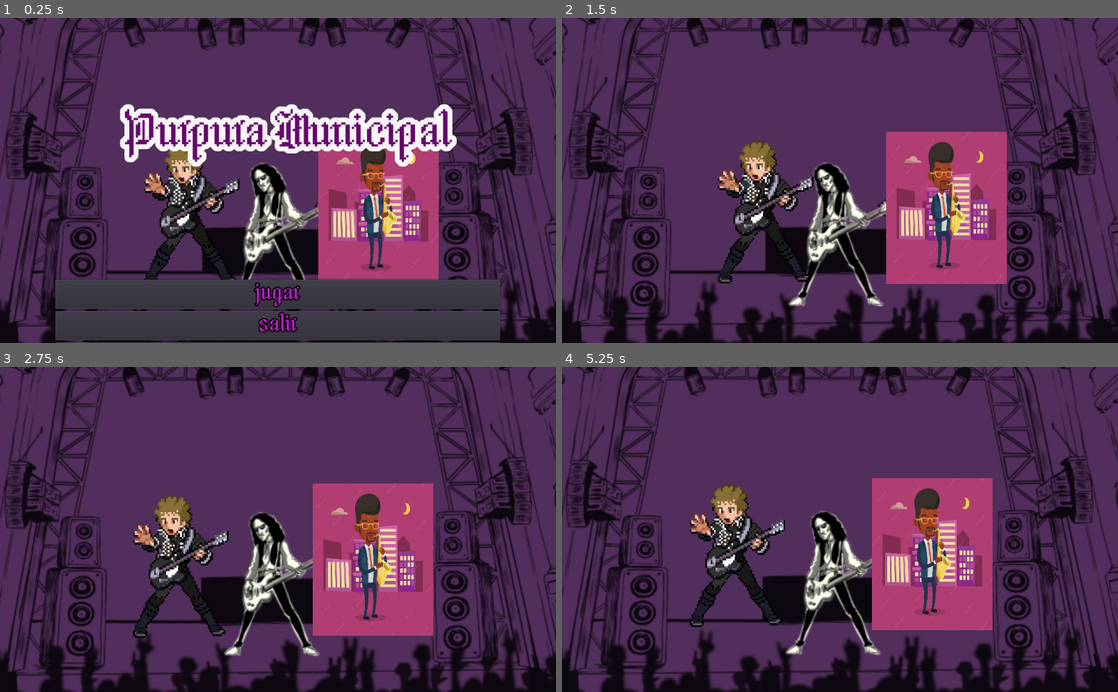
Above: before the commit, frames 1-4 (two rows, left to right).
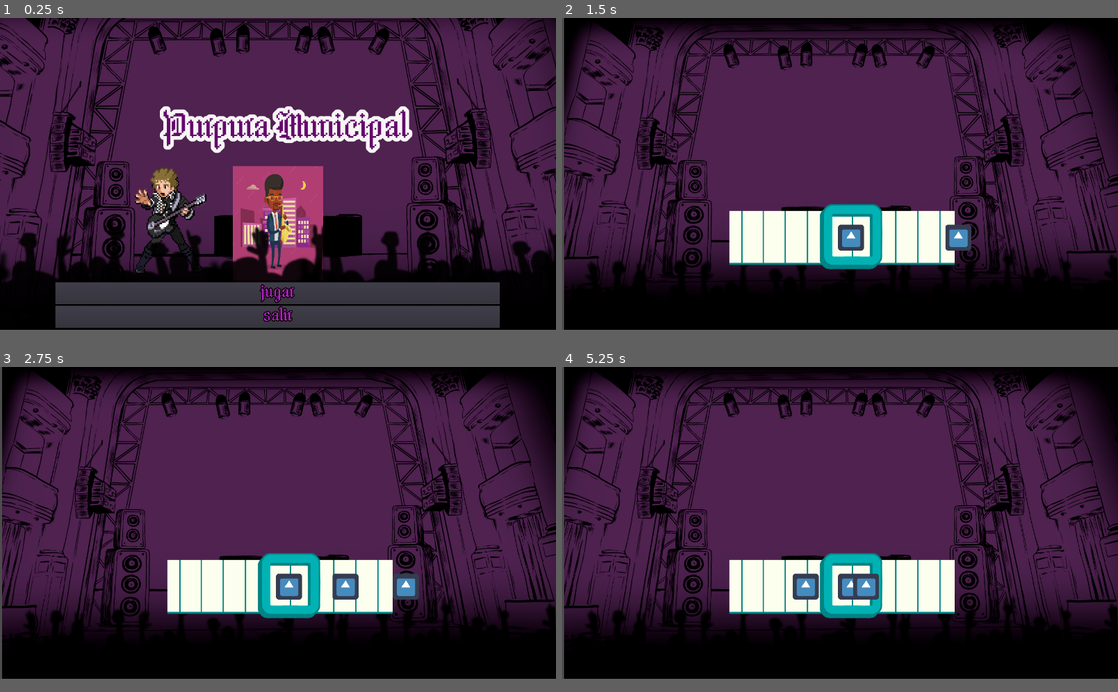
Above: after the commit, the same moments.

Repository: dannroda/PurpuraMunicipal
Game: Godot game, scene res://Menu.tscn
Same seed, same stepped clock (60 frames per second), same inputs: the game is played once before the commit and once after it. The engine's default icon, where the game draws it, is replaced by a stand-in: a white triangle on a blue panel in a dark square.
Inputs (mouse positions are in pixels of both pictures, inside the frame that each line leads up to):
- Up to frame 1 (0.25 s): no input
- Up to frame 2 (1.5 s): click "jugar" at 0.5 s; move the mouse to (962, 164) at 1.27 s; hold Right (ui_right) from 1.28 s (still down)
- Up to frame 3 (2.75 s): move the mouse to (166, 545) at 2.02 s; release Right (ui_right) at 2.03 s; hold Down (ui_down) from 2.03 s (still down)
- Up to frame 4 (5.25 s): move the mouse to (895, 458) at 2.77 s; release Down (ui_down) at 2.78 s; hold Right (ui_right) 2.78-3.53 s; move the mouse to (812, 594) at 3.52 s; hold Up (ui_up) 3.53-4.28 s; move the mouse to (1006, 578) at 4.27 s; hold Left (ui_left) from 4.28 s (still down); move the mouse to (673, 480) at 5.02 s
In our replay, the window is 800x468 before the commit and 800x449 after it. These sizes can differ from the game's own. Grey fills any space a smaller window leaves; there, only what the larger window draws over its background counts as a difference.

The runs differ from the first frame. In frame 1, 49% of the frame differs, in the area x 0-100%, y 0-100%; in frame 2, 58%; in frame 3, 59%; in frame 4, 59%.

Commit message:
background changes

Diff:
--- /dev/null
+++ b/Boton.gd
@@ -0,0 +1,63 @@
+extends Node2D
+var toca_izq = false
+var toca_centro = false
+var toca_der = false
+var toca_externo = false
+var falla = false
+func _ready():
+		$Nota.position.x = 500
+var teclas_cancion = load("res://Notas.tscn").instance()
+func _process(delta):
+	if Input.is_action_just_pressed("ui_down"):
+		teclas_cancion.position = Vector2(500,0)
+		add_child(teclas_cancion)
+
+	if teclas_cancion:
+		teclas_cancion.position.x -= 100 * delta
+	if $Nota.position.x > 0:
+		$Nota.position.x -= 100 * delta
+	if Input.is_action_just_pressed("ui_up"):
+		if toca_externo == true:
+			if toca_izq && toca_centro && toca_der:
+				falla = false
+				print(toca_der)
+				print(toca_centro)
+				print(toca_izq)
+			else:
+				falla = true
+				print("AFUEEERA")
+
+
+
+func _on_Nota_area_shape_entered(area_rid, area, area_shape_index, local_shape_index):
+	if area.get_name() == "Fijo":
+		if area_shape_index == 2:
+			print("Entro a la derecha")
+			toca_der = true
+		elif area_shape_index == 1:
+			print("Esta en el centro")
+			toca_centro = true
+		elif area_shape_index == 0:
+			print("esta en la izquierda")
+			toca_izq = true
+	elif area.get_name() == "Externo":
+		print("externo")
+		toca_externo = true
+
+	elif area.get_name() == "Externo":
+		print("externo")
+		toca_externo = true
+func _on_Nota_area_shape_exited(area_rid, area, area_shape_index, local_shape_index):
+	if area.get_name() == "Fijo":
+		if area_shape_index == 2:
+			print("Sale a la derecha")
+			toca_der = false
+		elif area_shape_index == 1:
+			print("Sale en el centro")
+			toca_centro = false
+		elif area_shape_index == 0:
+			print("Sale en la izquierda")
+			toca_izq = false
+	elif area.get_name() == "Externo":
+		print("sale externo")
+		toca_externo = false
--- /dev/null
+++ b/Boton.tscn
@@ -0,0 +1,37 @@
+[gd_scene load_steps=6 format=2]
+
+[ext_resource path="res://Boton.gd" type="Script" id=1]
+[ext_resource path="res://Notas.tscn" type="PackedScene" id=2]
+[ext_resource path="res://NotaFija.tscn" type="PackedScene" id=3]
+[ext_resource path="res://Notas.gd" type="Script" id=4]
+
+[sub_resource type="RectangleShape2D" id=1]
+extents = Vector2( 64, 64 )
+
+[node name="Node2D" type="Node2D"]
+script = ExtResource( 1 )
+
+[node name="Nota" parent="." instance=ExtResource( 2 )]
+position = Vector2( 435, 0 )
+
+[node name="Fijo" parent="." instance=ExtResource( 3 )]
+position = Vector2( 143, 0 )
+__meta__ = {
+"_edit_group_": true,
+"_edit_lock_": true
+}
+
+[node name="Externo" type="Area2D" parent="."]
+position = Vector2( 143, 0 )
+script = ExtResource( 4 )
+__meta__ = {
+"_edit_group_": true,
+"_edit_lock_": true
+}
+
+[node name="Genera" type="CollisionShape2D" parent="Externo"]
+modulate = Color( 0, 0, 0, 1 )
+shape = SubResource( 1 )
+
+[connection signal="area_shape_entered" from="Nota" to="." method="_on_Nota_area_shape_entered"]
+[connection signal="area_shape_exited" from="Nota" to="." method="_on_Nota_area_shape_exited"]
--- /dev/null
+++ b/Control.gd
@@ -0,0 +1,30 @@
+extends Control
+
+var cantidad = 5
+
+# Called when th node enters the scene tree for the first time.
+func _ready():
+	pass
+#	for cuadrado in cantidad:
+#		spawn_cuadrado()
+
+func _input(event):
+	if event.is_action_pressed("ui_left"):
+		$Primero.get_node("Sprite").modulate =  Color("#00FF00")
+	elif event.is_action_released("ui_left"):
+		$Primero.get_node("Sprite").modulate =  Color("#0000ff")
+
+
+	if event.is_action_pressed("ui_right"):
+		$Pimero2.get_node("Sprite").modulate =  Color("#FF0000")
+	elif event.is_action_released("ui_right"):
+		$Primero2.get_node("Sprite").modulate =  Color("#FFFF00")
+
+
+
+#funac _process(delta):
+#	spawn_cuadrado()
+func spawn_cuadrado():
+	var cuadrado = load("res://Boton.tscn").instance()
+	cuadrado.position += Vector2(rand_range(0,750),0)
+	add_child(cuadrado)
--- /dev/null
+++ b/Control.tscn
@@ -0,0 +1,51 @@
+[gd_scene load_steps=7 format=2]
+
+[ext_resource path="res://Boton.tscn" type="PackedScene" id=1]
+[ext_resource path="res://sprites/escenario/Fondo.png" type="Texture" id=2]
+[ext_resource path="res://sprites/escenario/partitura.png" type="Texture" id=3]
+[ext_resource path="res://sprites/escenario/gente.png" type="Texture" id=4]
+[ext_resource path="res://sprites/escenario/gente1.png" type="Texture" id=5]
+
+[sub_resource type="SpriteFrames" id=1]
+animations = [ {
+"frames": [  ],
+"loop": true,
+"name": "default",
+"speed": 5.0
+} ]
+
+[node name="Control" type="Control"]
+margin_right = 30.0
+margin_bottom = 27.0
+
+[node name="CanvasLayer" type="CanvasLayer" parent="."]
+
+[node name="Node2D" parent="CanvasLayer" instance=ExtResource( 1 )]
+position = Vector2( 567, 541 )
+z_index = 10
+
+[node name="notas" type="Sprite" parent="CanvasLayer"]
+position = Vector2( 688, 539 )
+scale = Vector2( 0.288542, 0.288542 )
+z_index = 1
+texture = ExtResource( 3 )
+
+[node name="fondo" type="Sprite" parent="CanvasLayer"]
+position = Vector2( 687.5, 386.5 )
+scale = Vector2( 0.710937, 0.715741 )
+texture = ExtResource( 2 )
+__meta__ = {
+"_edit_lock_": true
+}
+
+[node name="publico1" type="Sprite" parent="CanvasLayer"]
+position = Vector2( 694.25, 392.5 )
+scale = Vector2( 0.698177, 0.700926 )
+texture = ExtResource( 5 )
+
+[node name="publico2" type="Sprite" parent="CanvasLayer"]
+visible = false
+texture = ExtResource( 4 )
+
+[node name="AnimatedSprite" type="AnimatedSprite" parent="CanvasLayer"]
+frames = SubResource( 1 )
--- a/KinematicBody2D.tscn
+++ /dev/null
@@ -1,16 +0,0 @@
-[gd_scene load_steps=4 format=2]
-
-[ext_resource path="res://KinematicBody2D.gd" type="Script" id=1]
-[ext_resource path="res://sprites/musico-tocando-ilustracion-saxofon_107173-14301.jpg" type="Texture" id=2]
-
-[sub_resource type="RectangleShape2D" id=1]
-
-[node name="KinematicBody2D" type="KinematicBody2D"]
-script = ExtResource( 1 )
-
-[node name="Musico-tocando-ilustracion-saxofon107173-14301" type="Sprite" parent="."]
-position = Vector2( 13, 5 )
-texture = ExtResource( 2 )
-
-[node name="CollisionShape2D" type="CollisionShape2D" parent="."]
-shape = SubResource( 1 )
--- a/Menu.tscn
+++ b/Menu.tscn
@@ -20,7 +20,7 @@
 margin_right = -0.599976
 
 [node name="ButtonStart" type="Button" parent="VBoxContainer"]
-margin_right = 819.0
+margin_right = 1092.0
 margin_bottom = 54.0
 custom_colors/font_color = Color( 0.705882, 0.141176, 0.8, 1 )
 custom_colors/font_color_hover = Color( 0.996078, 0.298039, 0.733333, 1 )
@@ -29,7 +29,7 @@
 
 [node name="ButtonExit" type="Button" parent="VBoxContainer"]
 margin_top = 58.0
-margin_right = 819.0
+margin_right = 1092.0
 margin_bottom = 112.0
 custom_colors/font_color = Color( 0.705882, 0.141176, 0.8, 1 )
 custom_colors/font_color_hover = Color( 0.996078, 0.298039, 0.733333, 1 )
@@ -37,6 +37,7 @@
 text = "salir"
 
 [node name="ButtonPlay" type="Button" parent="VBoxContainer"]
+visible = false
 margin_top = 116.0
 margin_right = 819.0
 margin_bottom = 170.0
@@ -44,9 +45,10 @@
 text = "play"
 
 [node name="bajarVolumen" type="Button" parent="VBoxContainer"]
-margin_top = 174.0
+visible = false
+margin_top = 116.0
 margin_right = 819.0
-margin_bottom = 194.0
+margin_bottom = 136.0
 
 [node name="ParallaxBackground" parent="." instance=ExtResource( 3 )]
 
--- a/Node2D.tscn
+++ /dev/null
@@ -1,6 +0,0 @@
-[gd_scene load_steps=2 format=2]
-
-[ext_resource path="res://Node2D.gd" type="Script" id=1]
-
-[node name="Node2D" type="Node2D"]
-script = ExtResource( 1 )
--- /dev/null
+++ b/NotaFija.tscn
@@ -0,0 +1,40 @@
+[gd_scene load_steps=6 format=2]
+
+[ext_resource path="res://icon.png" type="Texture" id=1]
+[ext_resource path="res://Notas.gd" type="Script" id=2]
+
+[sub_resource type="RectangleShape2D" id=2]
+
+[sub_resource type="RectangleShape2D" id=3]
+extents = Vector2( 12, 10 )
+
+[sub_resource type="RectangleShape2D" id=4]
+
+[node name="Area2D" type="Area2D"]
+script = ExtResource( 2 )
+
+[node name="Sprite" type="Sprite" parent="."]
+texture = ExtResource( 1 )
+
+[node name="Izquierda" type="CollisionShape2D" parent="."]
+modulate = Color( 0.941176, 1, 0, 1 )
+position = Vector2( -22, 0 )
+shape = SubResource( 2 )
+__meta__ = {
+"_edit_group_": true
+}
+
+[node name="Centro" type="CollisionShape2D" parent="."]
+modulate = Color( 0.898039, 0, 1, 1 )
+shape = SubResource( 3 )
+__meta__ = {
+"_edit_group_": true
+}
+
+[node name="Derecha" type="CollisionShape2D" parent="."]
+modulate = Color( 0, 1, 0.623529, 1 )
+position = Vector2( 22, 0 )
+shape = SubResource( 4 )
+__meta__ = {
+"_edit_group_": true
+}
--- /dev/null
+++ b/Notas.gd
@@ -0,0 +1,9 @@
+extends Area2D
+
+func _ready():
+	pass
+
+func _process(delta):
+	var arr = get_overlapping_areas()
+#	if arr != []:
+#		print("el array es", arr)
--- /dev/null
+++ b/Notas.tscn
@@ -0,0 +1,16 @@
+[gd_scene load_steps=4 format=2]
+
+[ext_resource path="res://icon.png" type="Texture" id=1]
+[ext_resource path="res://Notas.gd" type="Script" id=2]
+
+[sub_resource type="RectangleShape2D" id=1]
+extents = Vector2( 32, 32 )
+
+[node name="Area2D" type="Area2D"]
+script = ExtResource( 2 )
+
+[node name="Sprite" type="Sprite" parent="."]
+texture = ExtResource( 1 )
+
+[node name="Col" type="CollisionShape2D" parent="."]
+shape = SubResource( 1 )
--- a/NotesSpawn.gd
+++ b/NotesSpawn.gd
@@ -9,9 +9,7 @@
 
 
 func _on_ButtonStart_pressed():
-	get_tree().change_scene("res://ParallaxBackground.tscn")
-
-
+	get_tree().change_scene("res://Control.tscn")
 
 
 func _on_ButtonPlay_pressed():
--- a/ParallaxBackground.gd
+++ b/ParallaxBackground.gd
@@ -11,23 +11,28 @@
 onready var musico2 = $musico2
 onready var musico3 = $musico3
 onready var musico4 = $musico4
+onready var gente = $gente
+onready var gente2 = $gente2
+
 var vel = 50
 
 
 func _input(event):
 	if event is InputEventMouseMotion:
-		var mouse_x = event.position.x
-		var mouse_y = event.position.y
-		var viewport_size=get_viewport().size
-		var relative_x = (mouse_x - (viewport_size.x/2)) / (viewport_size.x/2)
-		var relative_y = (mouse_y - (viewport_size.y/2)) / (viewport_size.y/2)
-		self.layer1.motion_offset.x = vel/10 * relative_x
-		self.layer1.motion_offset.y = vel/10 * relative_y
-		self.musico1.motion_offset.x = vel * relative_x
-		self.musico1.motion_offset.y = vel * relative_y
-		self.musico2.motion_offset.x = vel/2 * relative_x
-		self.musico2.motion_offset.y = vel/2 * relative_y
-		self.musico3.motion_offset.x = vel*2 * relative_x
-		self.musico3.motion_offset.y = vel*2 * relative_y
-		self.musico3.motion_offset.x = vel*3 * relative_x
-		self.musico3.motion_offset.y = vel*4 * relative_y
+		moverLayer(event, layer1, vel/5)
+		moverLayer(event, musico1, vel*0.7)
+		moverLayer(event, musico2, vel)
+		moverLayer(event, musico3, vel*0.5)
+		moverLayer(event, musico4, vel*1.3)
+		moverLayer(event, gente, vel*2.5)
+		moverLayer(event, gente2, vel*5)
+
+
+func moverLayer(event, obj, vel):
+	var mouse_x = event.position.x
+	var mouse_y = event.position.y
+	var viewport_size=get_viewport().size
+	var relative_x = (mouse_x - (viewport_size.x/2)) / (viewport_size.x/2)
+	var relative_y = (mouse_y - (viewport_size.y/2)) / (viewport_size.y/2)
+	obj.motion_offset.x = vel * -relative_x
+	obj.motion_offset.y = vel * -relative_y
--- a/ParallaxBackground.tscn
+++ b/ParallaxBackground.tscn
@@ -1,9 +1,11 @@
-[gd_scene load_steps=5 format=2]
+[gd_scene load_steps=7 format=2]
 
-[ext_resource path="res://sprites/boceto.png" type="Texture" id=1]
+[ext_resource path="res://sprites/escenario/gente.png" type="Texture" id=1]
 [ext_resource path="res://ParallaxBackground.gd" type="Script" id=2]
 [ext_resource path="res://sprites/musico-tocando-ilustracion-saxofon_107173-14301.jpg" type="Texture" id=3]
 [ext_resource path="res://sprites/EwkQh-SWQAInZn8.png" type="Texture" id=4]
+[ext_resource path="res://sprites/escenario/gente1.png" type="Texture" id=5]
+[ext_resource path="res://sprites/escenario/Fondo.png" type="Texture" id=6]
 
 [node name="ParallaxBackground" type="ParallaxBackground"]
 script = ExtResource( 2 )
@@ -11,15 +13,15 @@
 [node name="layer1" type="ParallaxLayer" parent="."]
 motion_mirroring = Vector2( 3000, 3000 )
 
-[node name="Obras-teatro-municipal-telon" type="Sprite" parent="layer1"]
-position = Vector2( 524.038, 310.703 )
-scale = Vector2( 1.94688, 1.87415 )
-texture = ExtResource( 1 )
+[node name="Fondo" type="Sprite" parent="layer1"]
+position = Vector2( 696, 395 )
+scale = Vector2( 0.811328, 0.830093 )
+texture = ExtResource( 6 )
 
 [node name="musico1" type="ParallaxLayer" parent="."]
 
 [node name="EwkQh-SwqainZn8" type="Sprite" parent="musico1"]
-position = Vector2( 342, 358 )
+position = Vector2( 408, 494 )
 scale = Vector2( 0.4, 0.44 )
 texture = ExtResource( 4 )
 
@@ -27,9 +29,22 @@
 scale = Vector2( 0.3, 0.38 )
 
 [node name="Musico-tocando-ilustracion-saxofon107173-14301" type="Sprite" parent="musico2"]
-position = Vector2( 2323.33, 928.948 )
+position = Vector2( 2276.67, 1331.58 )
 texture = ExtResource( 3 )
 
 [node name="musico3" type="ParallaxLayer" parent="."]
 
 [node name="musico4" type="ParallaxLayer" parent="."]
+
+[node name="gente" type="ParallaxLayer" parent="."]
+
+[node name="Gente" type="Sprite" parent="gente"]
+position = Vector2( 654, 189 )
+texture = ExtResource( 1 )
+
+[node name="gente2" type="ParallaxLayer" parent="."]
+
+[node name="Gente1" type="Sprite" parent="gente2"]
+position = Vector2( 513, 243 )
+scale = Vector2( 1.47734, 1.29873 )
+texture = ExtResource( 5 )
--- a/project.godot
+++ b/project.godot
@@ -10,9 +10,18 @@
 
 [application]
 
-config/name="gameJamTeatro"
+config/name="Purpura Municipal"
 run/main_scene="res://Menu.tscn"
 config/icon="res://icon.png"
+
+[debug]
+
+shapes/collision/shape_color=Color( 1, 0.713726, 0.0392157, 0.419608 )
+
+[display]
+
+window/size/width=1366
+window/size/height=768
 
 [gui]
 
Binary file added: sprites/escenario/Fondo.png
Not shown, added: sprites/escenario/Fondo.png.import
Binary file added: sprites/escenario/gente.png
Not shown, added: sprites/escenario/gente.png.import
Binary file added: sprites/escenario/gente1.png
Not shown, added: sprites/escenario/gente1.png.import
Binary file added: sprites/escenario/partitura.png
Not shown, added: sprites/escenario/partitura.png.import
